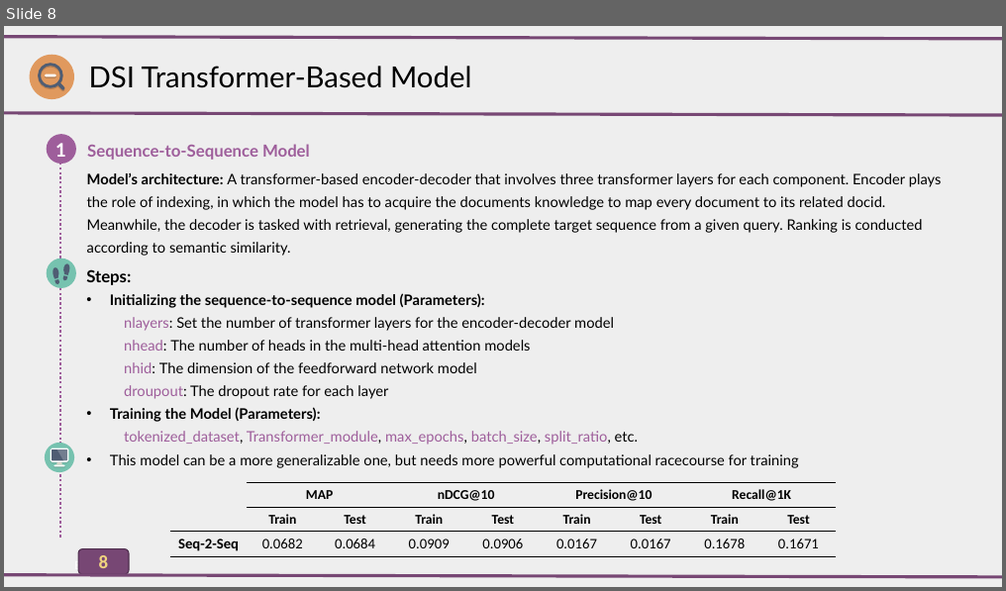
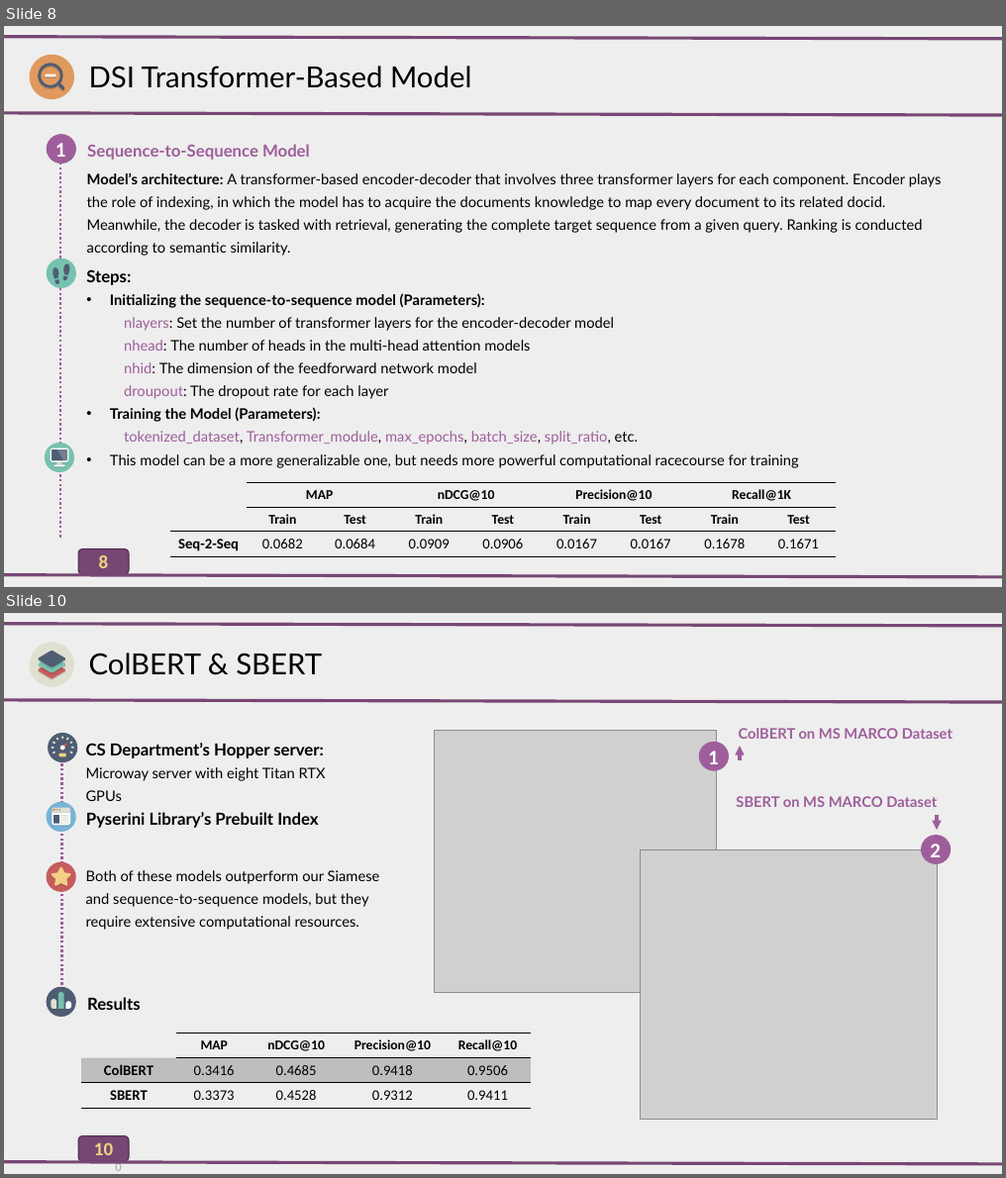
Before and after one commit to AlirezaAccelerates/IR_DSI_project, a slide deck: D/[P] Information Retrieval Project.pptx. Shown one above the other, each under a label of ours: slide 8 before the commit, slides 8 and 10 after it; the slides between them are not shown. The pictures are 1006x591 and 1006x1178 pixels, drawn with LibreOffice and Linux fonts; fonts in the diff are those of the drawing; grey boxes stand for pictures. Boxes give left, top, right and bottom in pixels: in the first picture for what was removed or moved away, otherwise in the second. Text is boxed around its words. In the diff, an @@ line names an element or a change of style, - is before the commit and + after.

```diff
--- a/D/[P] Information Retrieval Project.pptx
+++ b/D/[P] Information Retrieval Project.pptx
@@ slide 10 added at (4, 613, 1002, 1174), background #EEEEEE; not listed: 1 template element that a slide beside it also shows @@
@@ line added from (4, 624) to (1002, 626), #764674 3 pt @@
@@ group added at (30, 642, 74, 687): 8 freeform shapes, 1 ellipse @@
@@ text added at (89, 653, 322, 675), 28 pt, text #000000 @@
+ColBERT & SBERT
@@ line added from (4, 700) to (1002, 702), #764674 3 pt @@
@@ picture added at (434, 731, 716, 992) @@
@@ text added at (739, 728, 952, 739), 14 pt, text #9E5E9B, bold @@
+ColBERT on MS MARCO Dataset
@@ group added at (48, 733, 77, 762): 12 freeform shapes, 2 ellipses @@
@@ line added from (61, 1013) to (61, 736), #9E5E9B 2.25 pt dashed @@
@@ text added at (86, 743, 326, 781), 14 pt, text #000000 @@
+CS Department’s Hopper server: Microway server with eight Titan RTX GPUs
@@ ellipse added at (699, 742, 729, 771), fill #9E5E9B @@
@@ text added at (708, 751, 719, 770), 20 pt, text #FFFFFF, bold @@
+1
@@ arrow added from (740, 761) to (740, 746), #9E5E9B 3 pt @@
@@ text added at (86, 812, 318, 828), 16 pt, text #000000, bold @@
+Pyserini Library’s Prebuilt Index
@@ text added at (736, 796, 937, 807), 14 pt, text #9E5E9B, bold @@
+SBERT on MS MARCO Dataset
@@ arrow added from (937, 815) to (937, 830), #9E5E9B 3 pt @@
@@ group added at (46, 802, 76, 832): 6 rectangles, 5 freeform shapes, 4 ellipses @@
@@ ellipse added at (921, 835, 951, 864), fill #9E5E9B @@
@@ text added at (930, 844, 941, 858), 20 pt, text #FFFFFF, bold @@
+2
@@ ellipse added at (46, 862, 76, 892), fill #C75C5C @@
@@ freeform shape added at (52, 868, 71, 887), fill #A65050 @@
@@ freeform shape added at (52, 867, 71, 886), fill #F5CF87 @@
@@ text added at (86, 870, 380, 930), 14 pt, text #000000 @@
+Both of these models outperform our Siamese and sequence-to-sequence models, but they require extensive computational resources.
@@ picture added at (641, 851, 937, 1120) @@
@@ text added at (87, 997, 141, 1010), 16 pt, text #000000, bold @@
+Results
@@ group added at (46, 987, 76, 1017): 6 freeform shapes, 1 ellipse @@
@@ table added at (81, 1033, 532, 1108), 3 rows, 5 columns @@
+ | MAP | nDCG@10 | Precision@10 | Recall@10
+ColBERT | 0.3416 | 0.4685 | 0.9418 | 0.9506
+SBERT | 0.3373 | 0.4528 | 0.9312 | 0.9411
@@ rounded rectangle added at (78, 1137, 129, 1161), fill #764674, outline #4F2F4E 1 pt, 18 pt, text #F0D47F, bold @@
+10
@@ page number added at (94, 1143, 113, 1156), 12 pt, text #A6A6A6 @@
+10
@@ line added from (4, 1162) to (1002, 1164), #764674 3 pt @@
```
Also in this commit, not shown: 8 slides changed, 1 other file.
